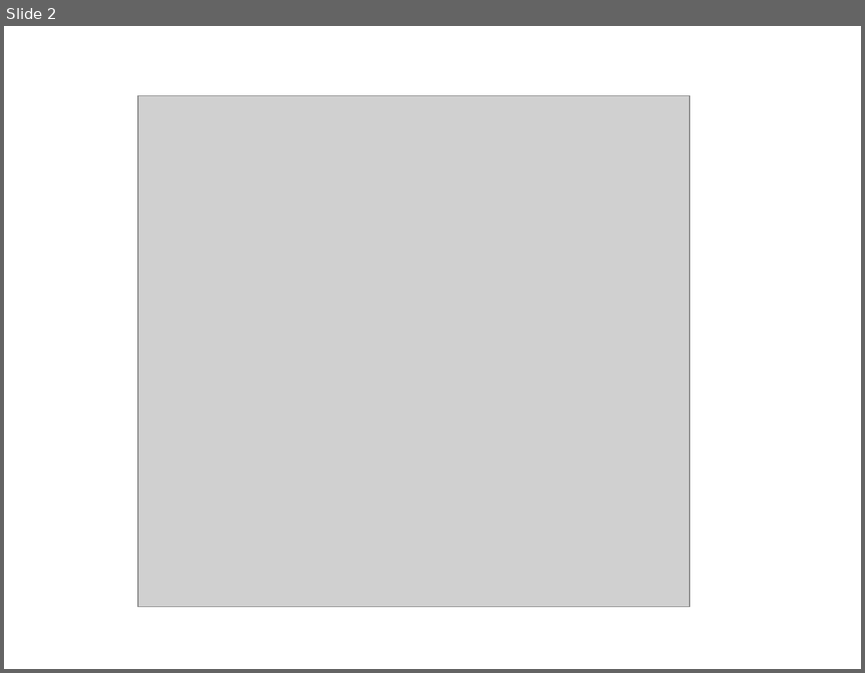
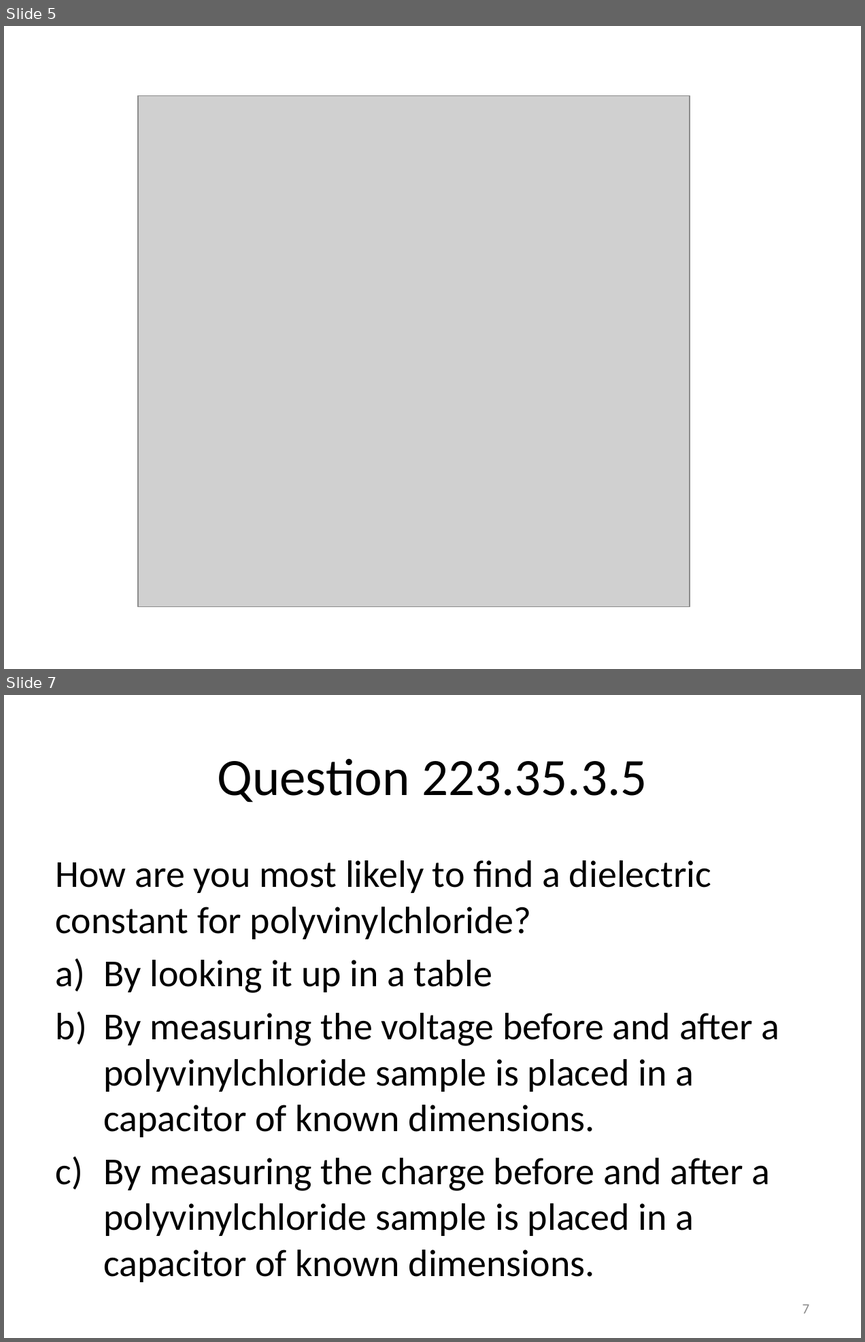
Before and after one commit to rtlines/PH223-Engineering-Physics, a slide deck: Slides/PH223_Lecture_35.pptx. Shown one above the other, each under a label of ours: slide 2 before the commit, slides 5 and 7 after it; the slides between them are not shown. The pictures are 865x673 and 865x1342 pixels, drawn with LibreOffice and Linux fonts; fonts in the diff are those of the drawing; grey boxes stand for pictures. Boxes give left, top, right and bottom in pixels: in the first picture for what was removed or moved away, otherwise in the second. Text is boxed around its words. In the diff, an @@ line names an element or a change of style, - is before the commit and + after.

```diff
--- a/Slides/PH223_Lecture_35.pptx
+++ b/Slides/PH223_Lecture_35.pptx
@@ slide 7 added at <box>4,695,861,1338</box>, background #FFFFFF @@
@@ title added at <box>217,758,647,802</box>, 44 pt, text #000000 @@
+Question 223.35.3.5
@@ text added at <box>56,860,779,1282</box>, 32 pt, text #000000 @@
+How are you most likely to find a dielectric constant for polyvinylchloride?
+a) By looking it up in a table
+b) By measuring the voltage before and after a polyvinylchloride sample is placed in a capacitor of known dimensions.
+c) By measuring the charge before and after a polyvinylchloride sample is placed in a capacitor of known dimensions.
@@ page number added at <box>802,1304,810,1313</box>, 12 pt, text #8C8C8C @@
+7
@@ what was slide 2 is now slide 5 @@
```
Also in this commit, not shown: 1 slide changed, 9 other slides added, 14 other files.
